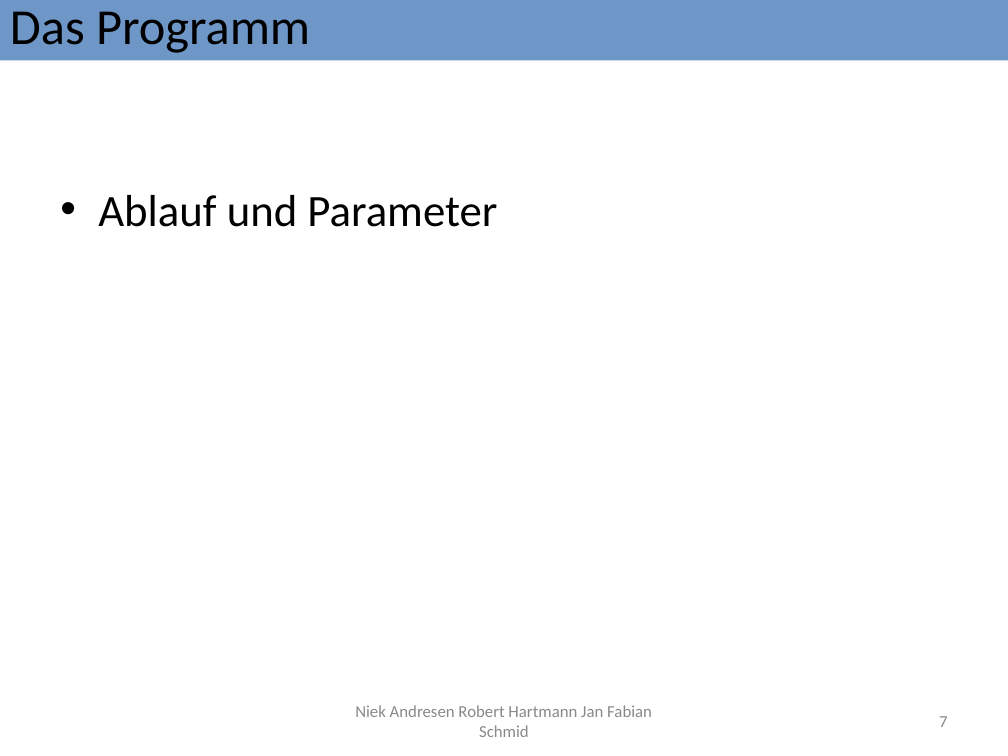
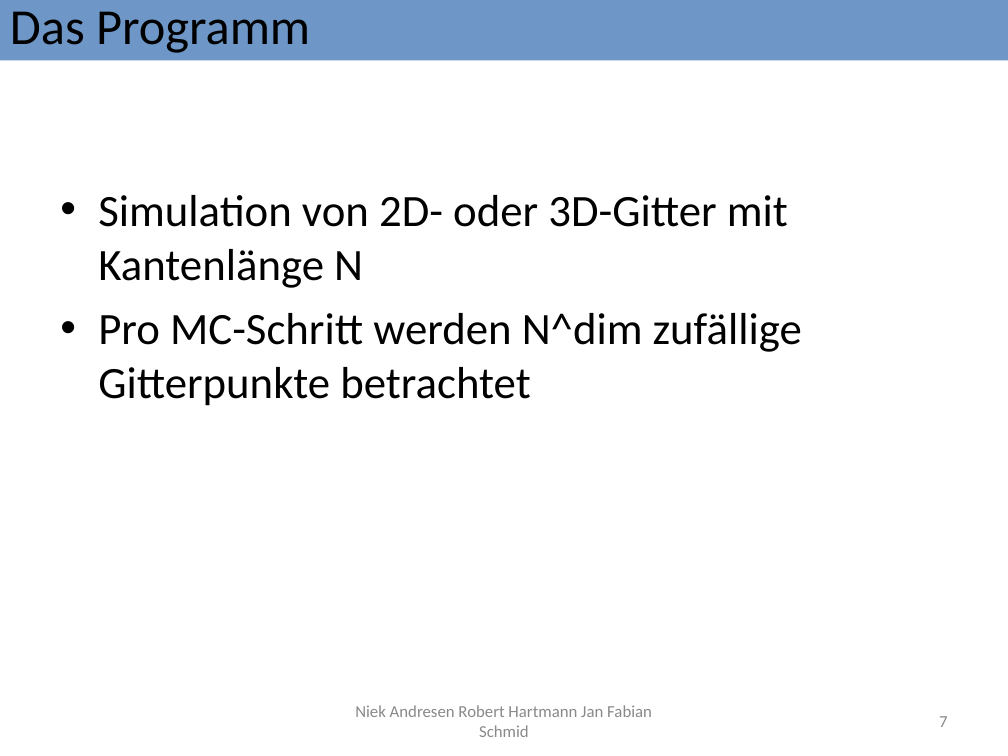
Before and after one commit to Fabse92/ising, a slide deck: slide 7 of Ausarbeitung/IsingModell+auswertung_versuch2.odp. Drawn at 1008x756 pixels with LibreOffice and Linux fonts; fonts in the diff are those of the drawing. Boxes give left, top, right and bottom in pixels: in the first picture for what was removed or moved away, otherwise in the second. Text is boxed around its words. In the diff, an @@ line names an element or a change of style, - is before the commit and + after.

```diff
--- a/Ausarbeitung/IsingModell+auswertung_versuch2.odp
+++ b/Ausarbeitung/IsingModell+auswertung_versuch2.odp
@@ text at (x1=98, y1=195, x2=802, y2=406): text changed @@
-• Ablauf und Parameter
+• Simulation von 2D- oder 3D-Gitter mit Kantenlänge N
+• Pro MC-Schritt werden N^dim zufällige Gitterpunkte betrachtet
```
Also in this commit, not shown: 1 other slide changed, 1 slide added, 2 other files.
